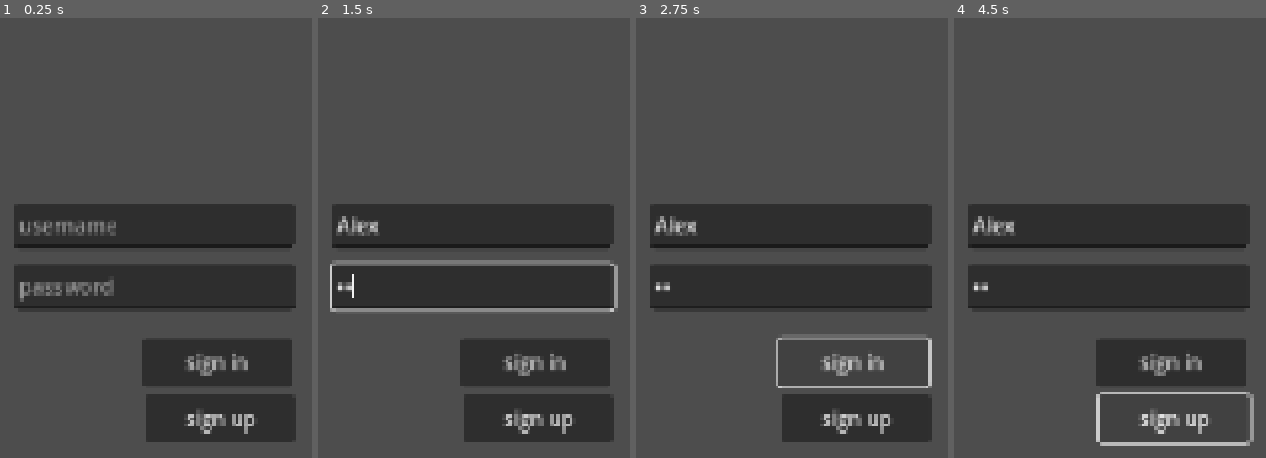
Above: before the commit, frames 1-4 (left to right).
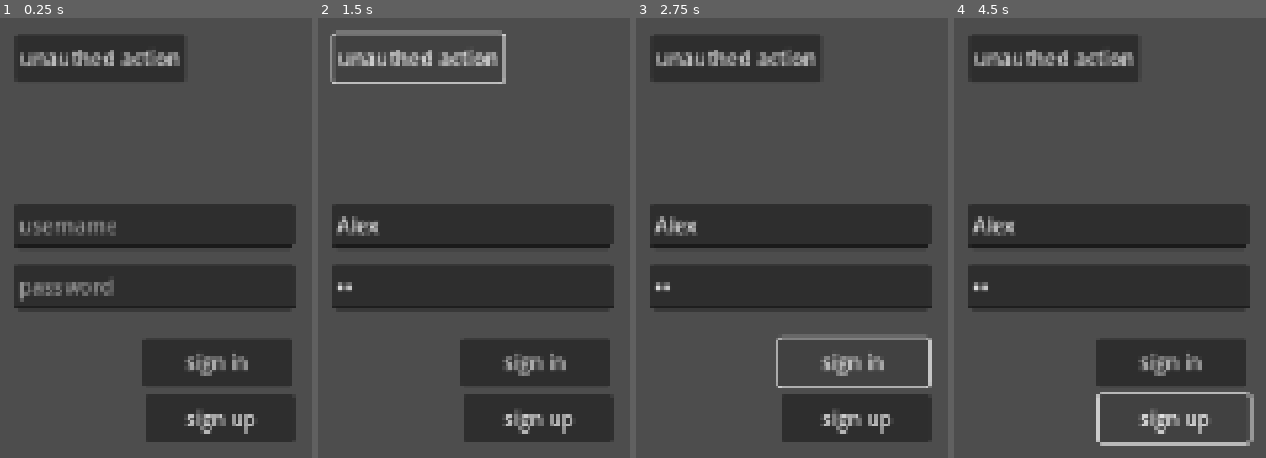
Above: after the commit, the same moments.

Repository: S-404/godot-jwt-auth-example
Game: Godot game, scene res://Main.tscn
The game is run twice, just before and just after one commit, with the same random seed, the same clock (stepped at 60 frames per second) and the same inputs.
Inputs (mouse positions are in pixels of both pictures, inside the frame that each line leads up to):
- Up to frame 1 (0.25 s): no input
- Up to frame 2 (1.5 s): click (470, 224) at 0.52 s; type "Alex" at 0.6 s; click (470, 286) at 0.75 s; type "12" at 0.83 s; click (417, 57) at 1.25 s, where only the run after the commit has a clickable "unauthed action"
- Up to frame 3 (2.75 s): click "sign in" at 2 s
- Up to frame 4 (4.5 s): click "sign up" at 2.75 s; click "sign in" at 3.5 s; click "sign up" at 4.25 s

The runs differ from the first frame. In frame 1, 5.2% of the frame differs, in the area x 4-59%, y 4-15%; in frame 2, 4.7%; in frame 3, 5.2%; in frame 4, 5.2%.

Commit message:
refactor

Diff:
--- a/Main.tscn
+++ b/Main.tscn
@@ -1,6 +1,6 @@
 [gd_scene load_steps=2 format=3 uid="uid://wuoffk7d0vah"]
 
-[ext_resource type="PackedScene" uid="uid://btie8cfvuixix" path="res://src/containers/Login.tscn" id="1_p8jty"]
+[ext_resource type="PackedScene" uid="uid://btie8cfvuixix" path="res://src/scenes/Login.tscn" id="1_p8jty"]
 
 [node name="Main" type="Node2D"]
 
--- /dev/null
+++ b/constants.gd
@@ -0,0 +1,3 @@
+class_name Constants
+
+const SERVER_URL = "http://localhost:8082/api"
--- a/project.godot
+++ b/project.godot
@@ -18,6 +18,7 @@
 [autoload]
 
 AuthService="*res://src/scripts/services/auth/authService.gd"
+SomeActionService="*res://src/scripts/services/someAction/someActionService.gd"
 Storage="*res://src/scripts/api/storage/storage.gd"
 CookieJar="*res://src/scripts/api/cookieJar/cookie_jar.gd"
 BaseApi="*res://src/scripts/api/base_api.gd"
@@ -39,3 +40,10 @@
 [rendering]
 
 textures/vram_compression/import_etc2_astc=true
+
+[shader_globals]
+
+SERVER_URL={
+"type": "bool",
+"value": false
+}
--- a/src/containers/Lobby.tscn
+++ /dev/null
@@ -1,41 +0,0 @@
-[gd_scene load_steps=2 format=3 uid="uid://dugnceod5u25y"]
-
-[ext_resource type="Script" uid="uid://ci8ubn52lruwm" path="res://src/scripts/containers/lobby/Lobby.gd" id="1_xovft"]
-
-[node name="Lobby" type="Node2D"]
-script = ExtResource("1_xovft")
-
-[node name="RichTextLabel" type="RichTextLabel" parent="."]
-offset_right = 186.0
-offset_bottom = 45.0
-text = "Welcome"
-
-[node name="Button" type="Button" parent="."]
-offset_left = 8.0
-offset_top = 75.0
-offset_right = 45.0
-offset_bottom = 106.0
-text = "logout"
-
-[node name="Button2" type="Button" parent="."]
-offset_left = 106.0
-offset_top = 75.0
-offset_right = 187.0
-offset_bottom = 106.0
-text = "close app"
-
-[node name="MenuBar" type="MenuBar" parent="."]
-offset_top = 383.0
-offset_right = 287.0
-offset_bottom = 437.0
-
-[node name="Button3" type="Button" parent="."]
-offset_left = 59.0
-offset_top = 203.0
-offset_right = 131.0
-offset_bottom = 234.0
-text = "do smth"
-
-[connection signal="pressed" from="Button" to="." method="_on_button_pressed"]
-[connection signal="pressed" from="Button2" to="." method="_on_button_2_pressed"]
-[connection signal="pressed" from="Button3" to="." method="_on_button_3_pressed"]
--- /dev/null
+++ b/src/scenes/Lobby.tscn
@@ -0,0 +1,36 @@
+[gd_scene load_steps=2 format=3 uid="uid://dugnceod5u25y"]
+
+[ext_resource type="Script" uid="uid://ci8ubn52lruwm" path="res://src/scripts/containers/lobby/Lobby.gd" id="1_xovft"]
+
+[node name="Lobby" type="Node2D"]
+script = ExtResource("1_xovft")
+
+[node name="RichTextLabel" type="RichTextLabel" parent="."]
+offset_right = 186.0
+offset_bottom = 45.0
+text = "Welcome"
+
+[node name="logout_button" type="Button" parent="."]
+offset_left = 129.0
+offset_top = 176.0
+offset_right = 216.0
+offset_bottom = 215.0
+text = "logout"
+
+[node name="quit_button" type="Button" parent="."]
+offset_left = 129.0
+offset_top = 222.0
+offset_right = 217.0
+offset_bottom = 264.0
+text = "close app"
+
+[node name="authed_action_button" type="Button" parent="."]
+offset_left = 32.0
+offset_top = 67.0
+offset_right = 148.0
+offset_bottom = 98.0
+text = "authed action"
+
+[connection signal="pressed" from="logout_button" to="." method="_on_logout_button_pressed"]
+[connection signal="pressed" from="quit_button" to="." method="_on_quit_button_pressed"]
+[connection signal="pressed" from="authed_action_button" to="." method="_on_authed_action_button_pressed"]
--- a/src/containers/Login.tscn
+++ b/src/scenes/Login.tscn
@@ -37,6 +37,14 @@
 offset_bottom = 215.0
 text = "sign in"
 
+[node name="unauthed_action_button" type="Button" parent="Control"]
+layout_mode = 0
+offset_left = 34.0
+offset_top = -66.0
+offset_right = 154.0
+offset_bottom = -28.0
+text = "unauthed action"
+
 [node name="sign_up_button" type="Button" parent="Control"]
 layout_mode = 0
 offset_left = 138.0
@@ -48,4 +56,5 @@
 [connection signal="text_changed" from="Control/username_input" to="." method="_on_username_input_text_changed"]
 [connection signal="text_changed" from="Control/password_input" to="." method="_on_password_input_text_changed"]
 [connection signal="pressed" from="Control/sign_in_button" to="." method="_on_sign_in_button_pressed"]
+[connection signal="pressed" from="Control/unauthed_action_button" to="." method="_on_unauthed_action_button_pressed"]
 [connection signal="pressed" from="Control/sign_up_button" to="." method="_on_sign_up_button_pressed"]
--- a/src/scripts/api/base_api.gd
+++ b/src/scripts/api/base_api.gd
@@ -1,6 +1,5 @@
 extends AwaitableHTTPRequest
 
-const SERVER_URL = "http://localhost:8082/api"
 const AUTH_ERROR_CODES = [401]
 
 func fetch(query: BaseQueryType) -> Dictionary:
@@ -52,7 +51,7 @@
 		)
 
 	var response := await async_request(
-		SERVER_URL + query.endpoint,
+		Constants.SERVER_URL + query.endpoint,
 		headers,
 		query.method,
 		payload,
--- a/src/scripts/containers/lobby/Lobby.gd
+++ b/src/scripts/containers/lobby/Lobby.gd
@@ -6,23 +6,13 @@
 	print("WELCOME")
 
 
-func _on_button_pressed():
+func _on_logout_button_pressed() -> void:
 	await AuthService.logout()
 	SceneEvent.change_scene(SceneEvent.Scene_name.LOGIN)
 
+func _on_authed_action_button_pressed() -> void:
+	await SomeActionService.doSmth()
 
-func _on_button_2_pressed():
+func _on_quit_button_pressed() -> void:
 	get_tree().root.propagate_notification(NOTIFICATION_WM_CLOSE_REQUEST)
 	get_tree().quit()
-
-
-func _on_button_3_pressed() -> void:
-	print("did smth")
-
-
-func _on_button_4_pressed() -> void:
-	print("did smth else")
-
-
-func _on_button_5_pressed() -> void:
-	pass # Replace with function body.
--- a/src/scripts/containers/login/Login.gd
+++ b/src/scripts/containers/login/Login.gd
@@ -39,3 +39,7 @@
 		"password": password
 	})
 	AuthStore.set_is_authed(res.get("is_status_ok"))
+
+
+func _on_unauthed_action_button_pressed() -> void:
+	await SomeActionService.doSmth()
--- /dev/null
+++ b/src/scripts/services/someAction/someActionService.gd
@@ -0,0 +1,9 @@
+extends AwaitableHTTPRequest
+
+func doSmth() -> Dictionary:
+	return await BaseApi.fetch(BaseQueryType.new(
+		"/action/doSmth",
+		HTTPClient.METHOD_POST,
+		{},
+		true
+	))
Not shown, added: constants.gd.uid
Not shown, added: src/scripts/services/someAction/someActionService.gd.uid
